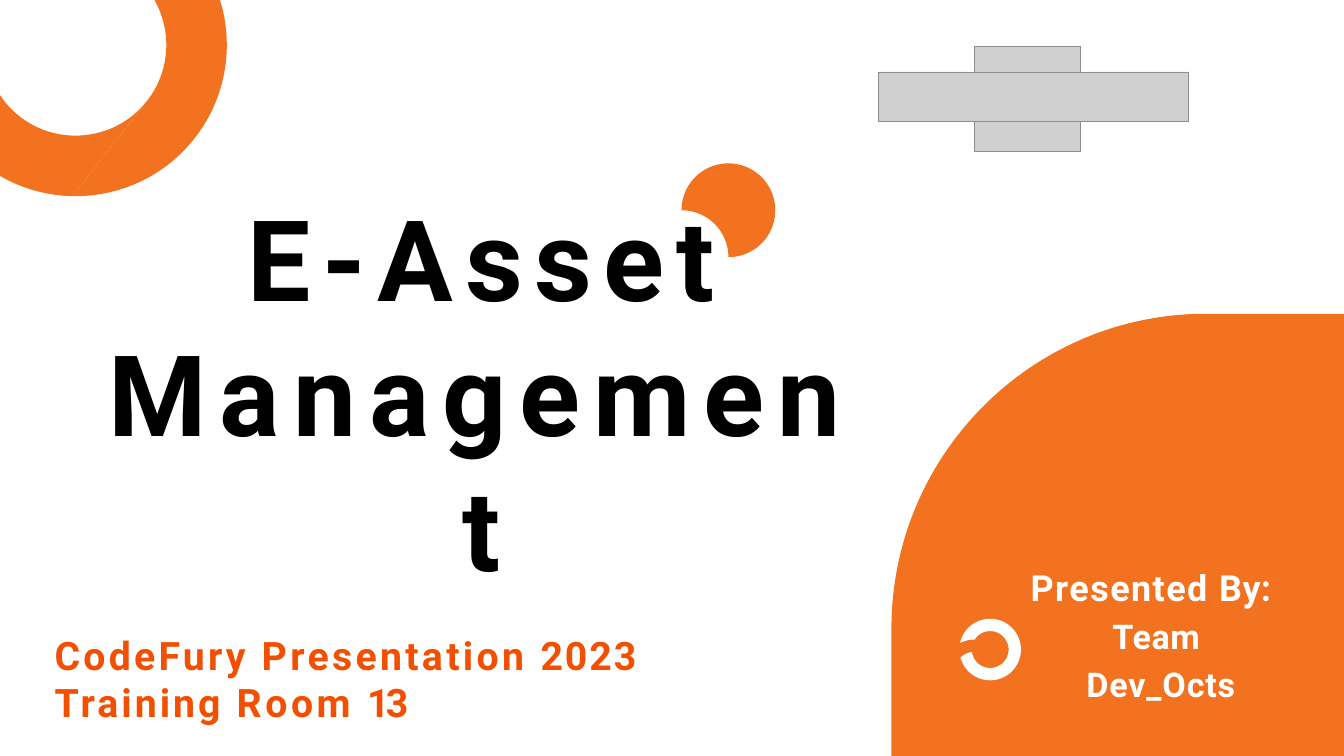
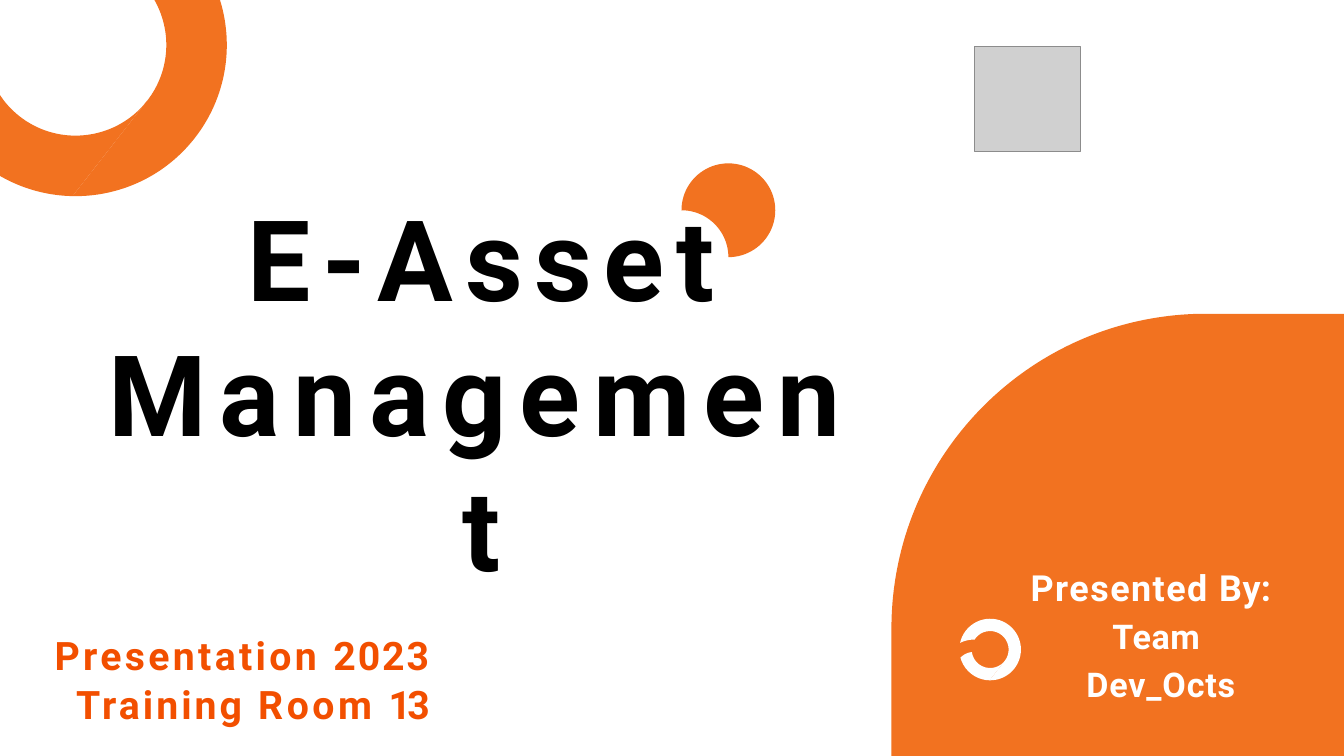
Before and after one commit to Singare18/DevOcts_CodeFury, a slide deck: slide 1 of DesignDoucments/Team Dev_Octs PPT (1).pptx. Drawn at 1344x756 pixels with LibreOffice and Linux fonts; fonts in the diff are those of the drawing; grey boxes stand for pictures. Boxes give left, top, right and bottom in pixels: in the first picture for what was removed or moved away, otherwise in the second. Text is boxed around its words. In the diff, an @@ line names an element or a change of style, - is before the commit and + after.

Commit message:
Updated

```diff
--- a/DesignDoucments/Team Dev_Octs PPT (1).pptx
+++ b/DesignDoucments/Team Dev_Octs PPT (1).pptx
@@ picture removed at (879,72,1189,121) @@
@@ text at (55,641,430,727): text changed @@
-CodeFury Presentation 2023 Training Room 13
+Presentation 2023
+Training Room 13
```
Also in this commit, not shown: 2 other slides changed.
